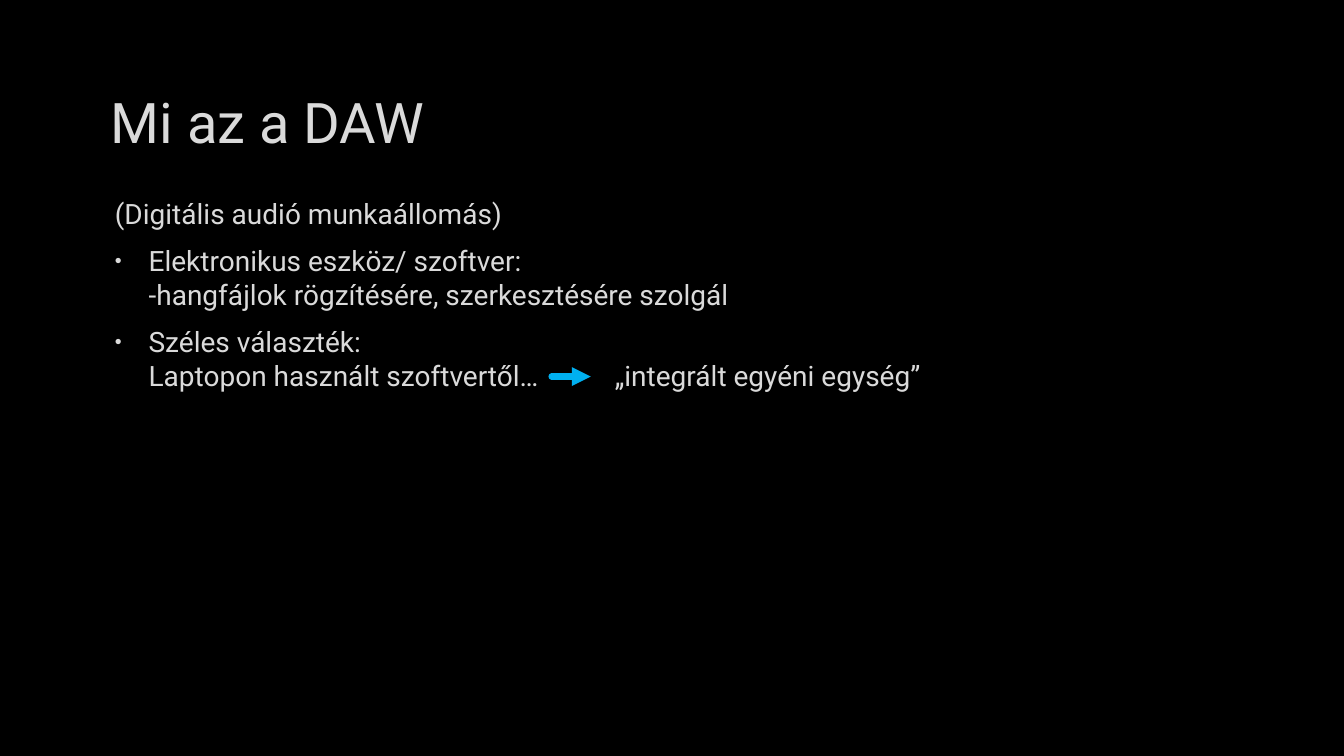
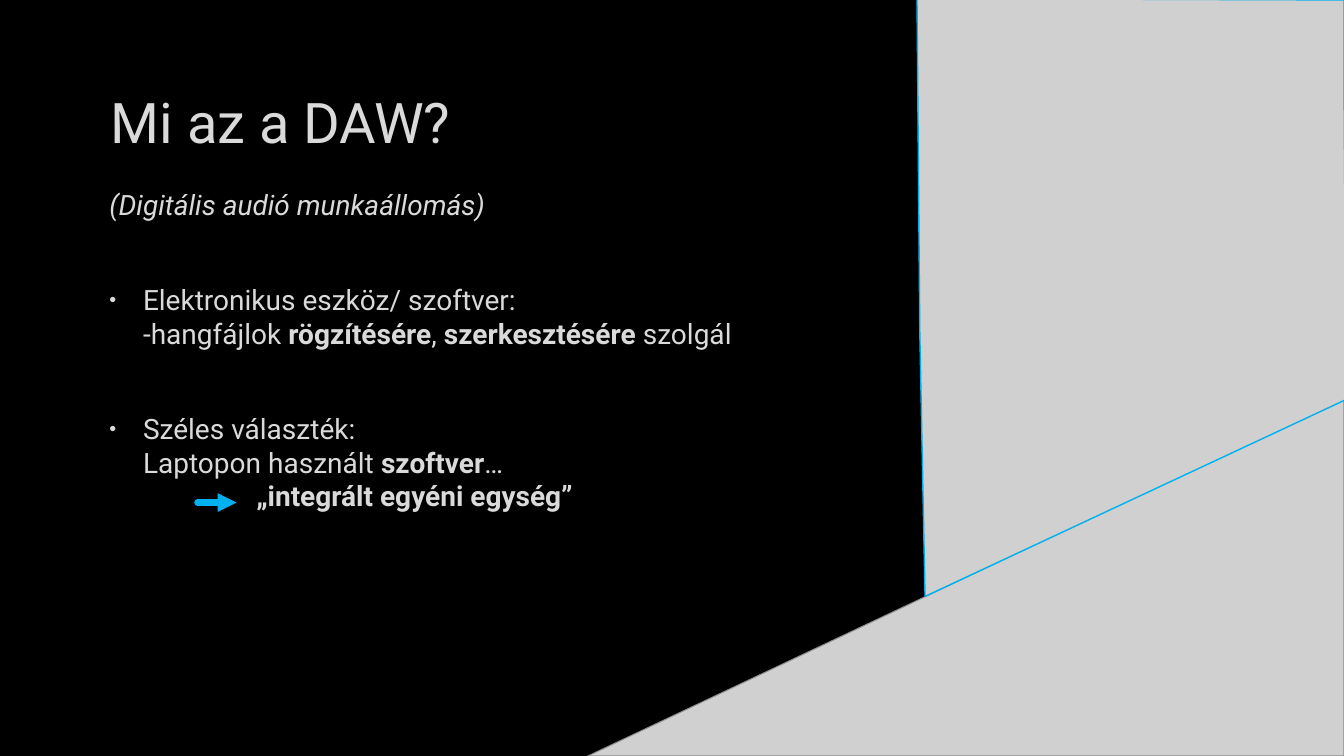
Before and after one commit to TatraiDominik/DAW-PPT, a slide deck: slide 2 of DAW.pptx. Drawn at 1344x756 pixels with LibreOffice and Linux fonts; fonts in the diff are those of the drawing; grey boxes stand for pictures; background and template pictures are left out. Boxes give left, top, right and bottom in pixels: in the first picture for what was removed or moved away, otherwise in the second. Text is boxed around its words. In the diff, an @@ line names an element or a change of style, - is before the commit and + after.

Commit message:
tartalom, design 4. diáig

```diff
--- a/DAW.pptx
+++ b/DAW.pptx
@@ picture added at <box>918,0,1344,597</box> @@
@@ title at <box>111,102,450,144</box>: text changed @@
-Mi az a DAW
+Mi az a DAW?
@@ text "(Digitális audió munkaállomás)": place and size @@
-text "(Digitális audió munkaállomás)" at <box>115,201,920,392</box>
+text "(Digitális audió munkaállomás)" at <box>109,192,732,512</box>
@@ text at <box>109,192,732,350</box>: italic on in "(Digitális audió munkaállomás)"; bold on in "rögzítésére, szerkesztésére" @@
@@ text at <box>143,418,572,512</box>: text changed @@
-• Széles választék:
-  Laptopon használt szoftvertől… „integrált egyéni egység”
+• Széles választék:
+  Laptopon használt szoftver…
+  „integrált egyéni egység”
@@ picture added at <box>588,399,1344,756</box> @@
@@ arrow moved from (552, 377) - (591, 377) to (198, 503) - (237, 503) @@
```
Also in this commit, not shown: 1 other slide changed, 1 slide added, 1 slide removed.
